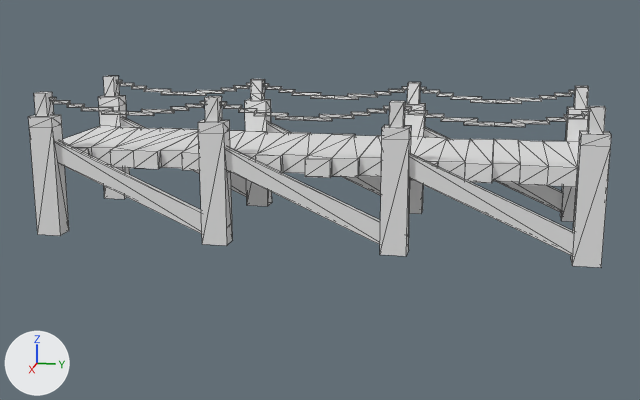
What one commit did to the FBX model CrazyGamesJam24-Unity/Assets/_CrazyGames24/03_Environment/Mesh/SM_Wooden_Bridge.fbx.
The view is the same before and after, from a 50 mm camera at (28.48, 5.69, 5.71) aimed at (0.12, 0.02, -1.38). The lights are fixed; the arrows at lower left show +X, +Y and +Z. Mesh edges are drawn as thin lines.

Names of what the first picture shows: 'SM_Wooden_Bridge'.
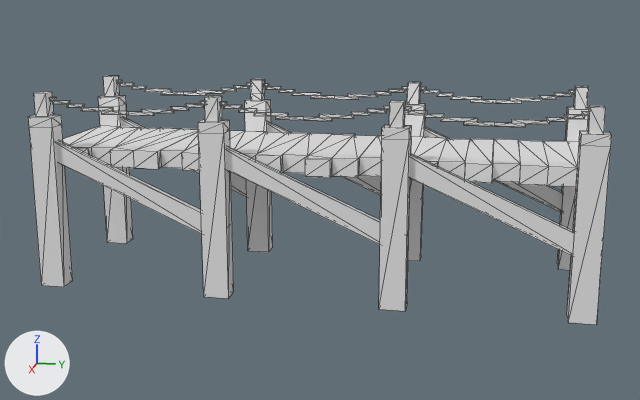
What differs and where, as boxes [x1, y1, x2, y2] in the pictures (640 x 400 px; the box of a moved part takes in the faces that stretch with it):
'SM_Wooden_Bridge', reshaped (30% taller): before [28, 76, 612, 268]; after [28, 76, 612, 325]
part 1 of me_sm_wooden_bridge_001, moved or reshaped: before [29, 104, 611, 268]; after [29, 104, 611, 325]

Patch to the scene script:
```diff
--- a/CrazyGamesJam24-Unity/Assets/_CrazyGames24/03_Environment/Mesh/SM_Wooden_Bridge.fbx.py
+++ b/CrazyGamesJam24-Unity/Assets/_CrazyGames24/03_Environment/Mesh/SM_Wooden_Bridge.fbx.py
@@ me_sm_wooden_bridge_001 @@
 # used by ob_sm_wooden_bridge; location = (0.0, 0.0, 0.0)
-me_sm_wooden_bridge_001.from_pydata(...)  # 822 vertices, 1420 faces; spans x -2.9..2.9, y -8.9..8.9, z -2.3..2.3
+me_sm_wooden_bridge_001.from_pydata(...)  # 822 vertices, 1420 faces; spans x -2.9..2.9, y -8.9..8.9, z -4.1..2.3
+# me_sm_wooden_bridge_001 part 1: 32 of the vertices in x -2.9..2.9, y -8.9..8.9, z -2.3 are moved by (0.0, 0.0, -1.8)
 me_sm_wooden_bridge_001.materials.append(mat_m_colorpalette)
```
